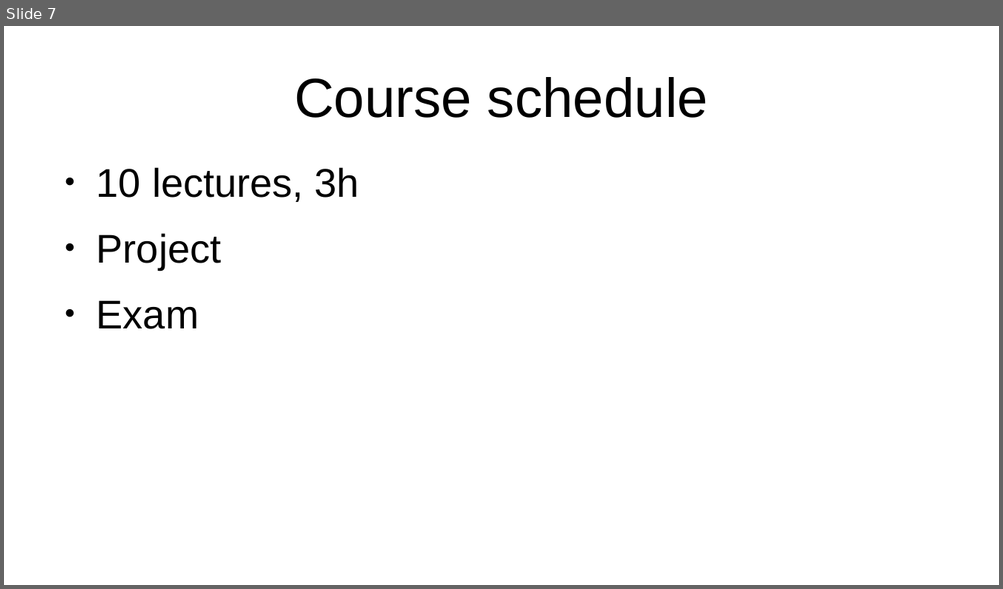
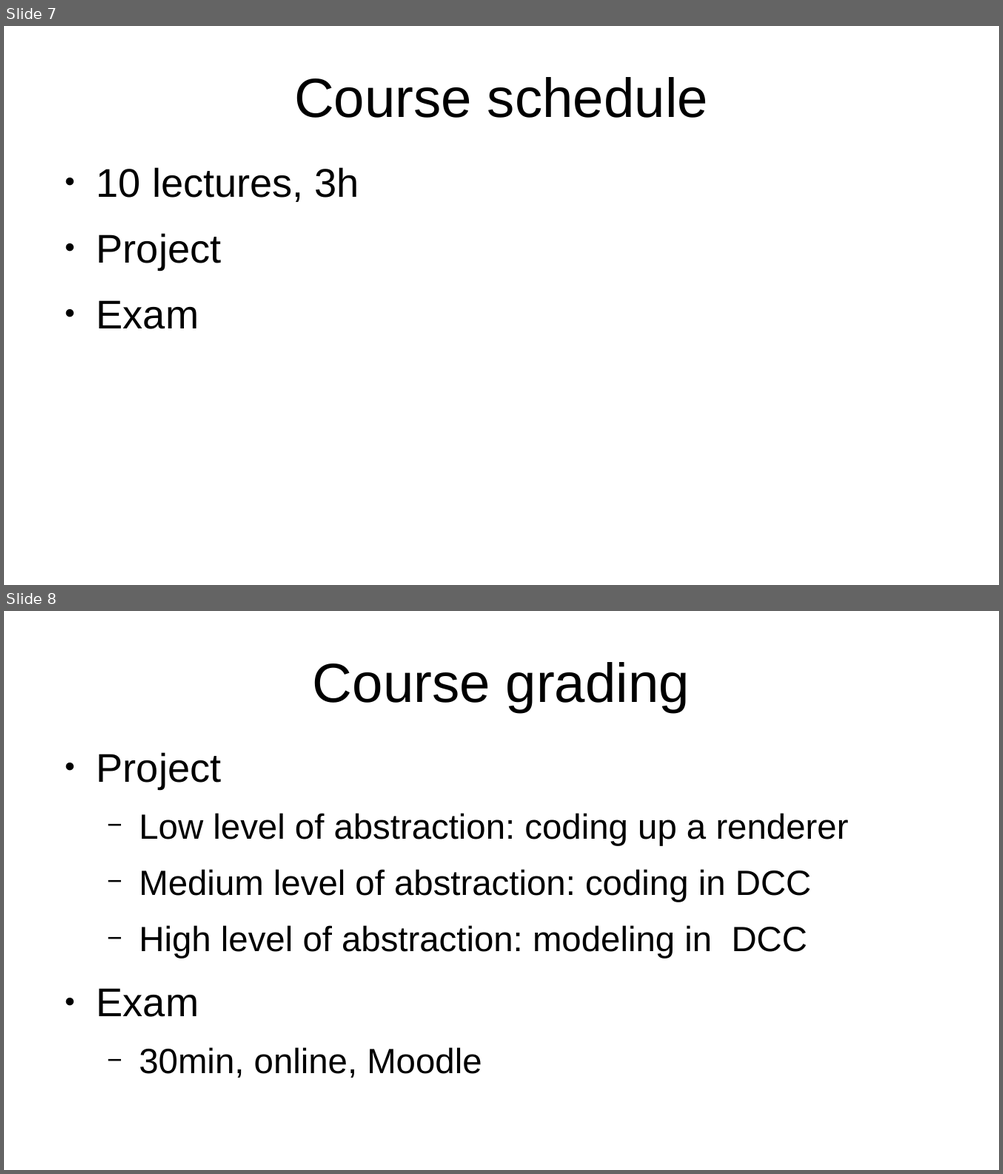
Before and after one commit to lorentzo/IntroductionToComputerGraphics, a slide deck: lectures/1_introduction/introduction.odp. Shown one above the other, each under a label of ours: slide 7 before the commit, slides 7 and 8 after it. The pictures are 1003x589 and 1003x1174 pixels, drawn with LibreOffice and Linux fonts; fonts in the diff are those of the drawing. Boxes give left, top, right and bottom in pixels: in the first picture for what was removed or moved away, otherwise in the second. Text is boxed around its words. In the diff, an @@ line names an element or a change of style, - is before the commit and + after.

```diff
--- a/lectures/1_introduction/introduction.odp
+++ b/lectures/1_introduction/introduction.odp
@@ slide 8 added at (x1=4, y1=611, x2=999, y2=1170), background #FFFFFF @@
@@ title added at (x1=313, y1=662, x2=689, y2=712), 44 pt, text #000000 @@
+Course grading
@@ text added at (x1=96, y1=752, x2=848, y2=1078), 28 pt, text #000000 @@
+● Project
+  − Low level of abstraction: coding up a renderer
+  − Medium level of abstraction: coding in DCC
+  − High level of abstraction: modeling in DCC
+● Exam
+  − 30min, online, Moodle
```
Also in this commit, not shown: 1 slide changed, 1 other slide added, 1 slide removed, 4 other files.
